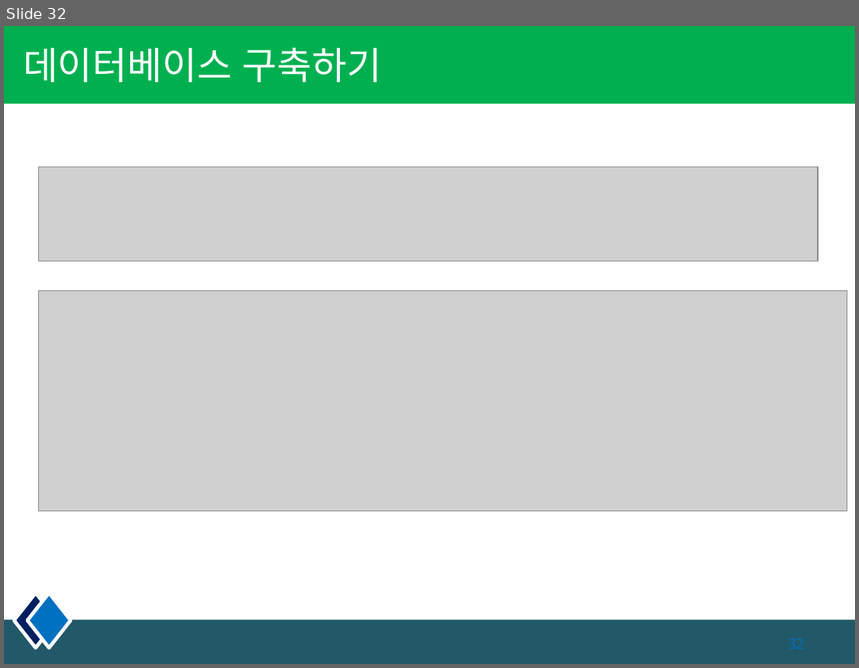
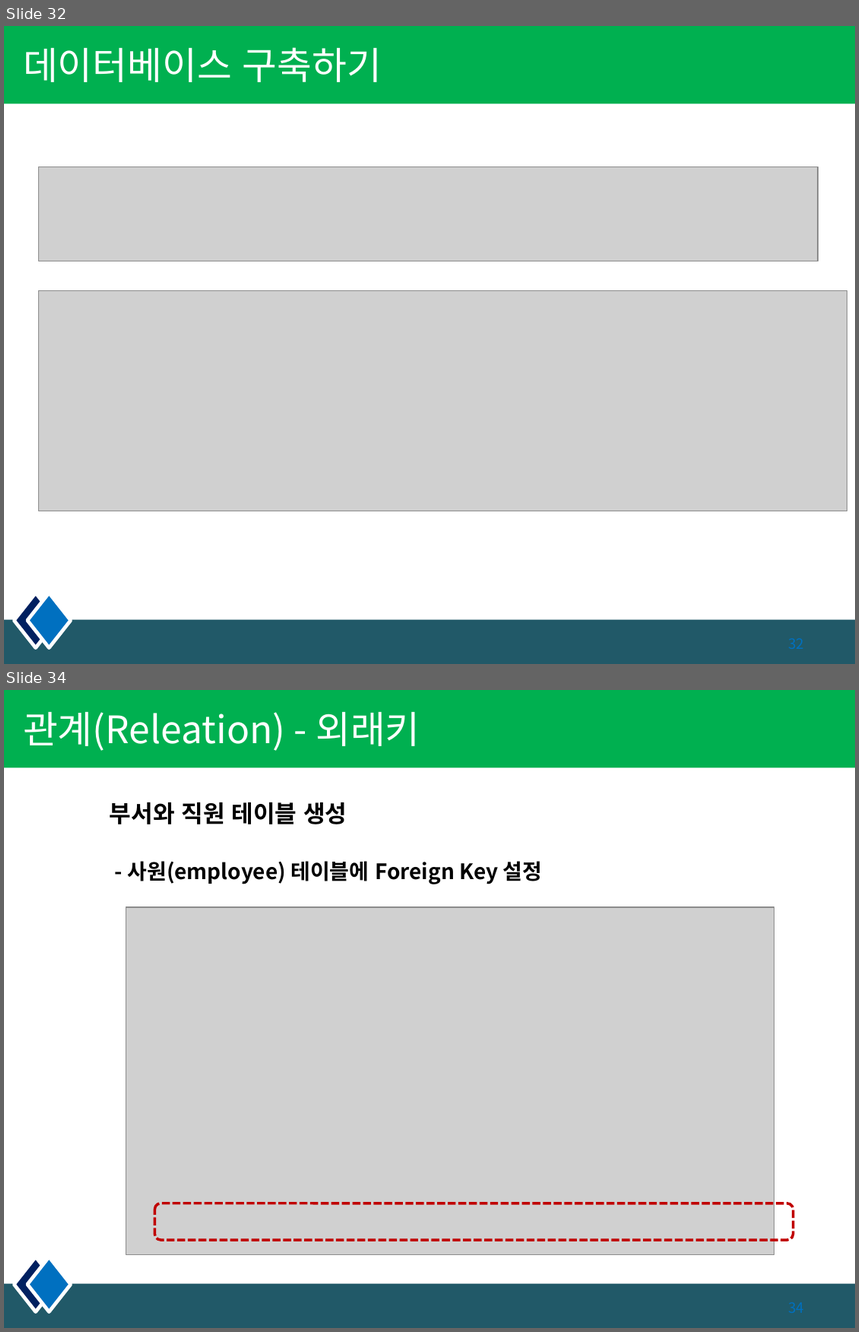
Before and after one commit to kiyongee2/dbworks, a slide deck: DB_PPT/2장. 데이터 모델링.pptx. Shown one above the other, each under a label of ours: slide 32 before the commit, slides 32 and 34 after it; the slides between them are not shown. The pictures are 859x668 and 859x1332 pixels, drawn with LibreOffice and Linux fonts; fonts in the diff are those of the drawing; grey boxes stand for pictures. Boxes give left, top, right and bottom in pixels: in the first picture for what was removed or moved away, otherwise in the second. Text is boxed around its words. In the diff, an @@ line names an element or a change of style, - is before the commit and + after.

```diff
--- a/DB_PPT/2장. 데이터 모델링.pptx
+++ b/DB_PPT/2장. 데이터 모델링.pptx
@@ slide 34 added at (x1=4, y1=690, x2=855, y2=1328), background #FFFFFF; not listed: 4 template elements that a slide beside it also shows @@
@@ title added at (x1=23, y1=712, x2=420, y2=751), 32 pt, text #FFFFFF @@
+관계(Releation) - 외래키
@@ text added at (x1=110, y1=802, x2=543, y2=885), 18 pt, text #000000, bold @@
+부서와 직원 테이블 생성
+- 사원(employee) 테이블에 Foreign Key 설정
@@ picture added at (x1=126, y1=907, x2=775, y2=1255) @@
@@ rounded rectangle added at (x1=154, y1=1203, x2=793, y2=1240), outline #C00000 2.25 pt dashed @@
```
Also in this commit, not shown: 3 other slides added, 2 other files.
